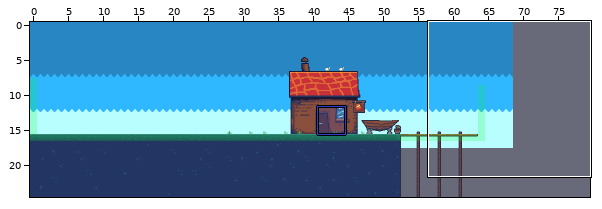
LDtk project: res/levels.ldtk. Above, an overview of the earlier version with the close-up marked.
Close-up. Before:
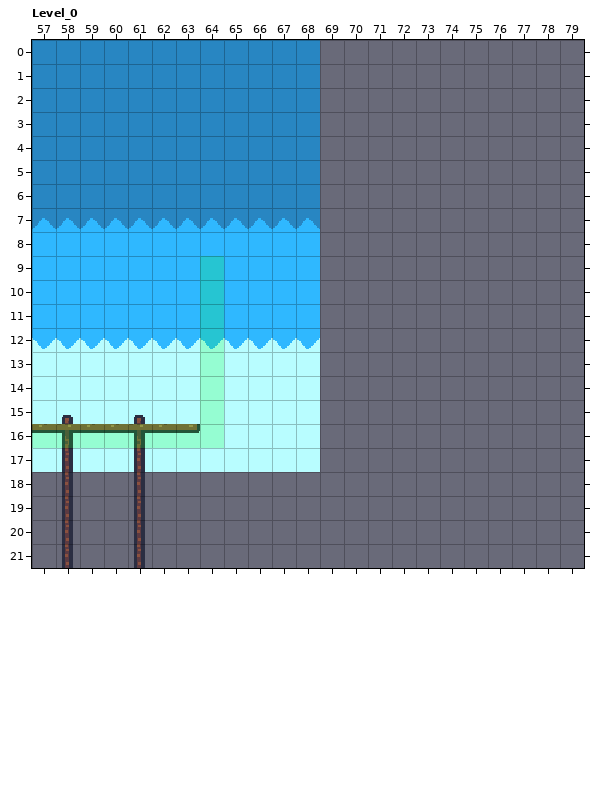
Cells are 16x16 px. Shown: Level_0 x 57..79, y 0..21. The commit also changed other parts of the map, which this record leaves out. The old version is drawn lined up with the new one.
The result:
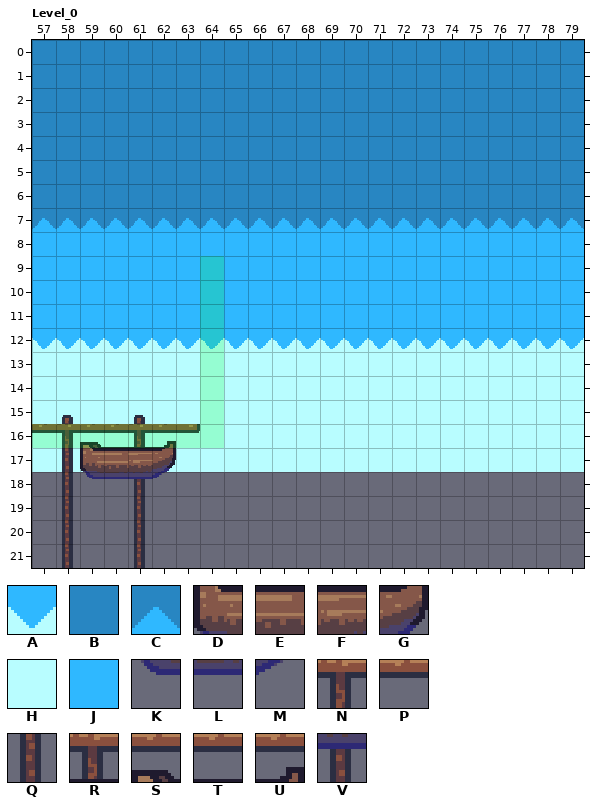
Key: from "Town_Tiles": A 267, B 268, C 269, D 287, E 288, F 289, G 290, H 331, J 332, K 351, L 352, M 354, N 586, P 587, Q 650, R 586 under 224, S 587 under 223, T 587 under 224, U 587 under 226, V 650 under 353.
_ is an empty cell.
Tiles replaced or removed in this view: N, P, Q.
Difference:
Changed rows in their new state; . is an unchanged cell.
map size 69x25 -> 80x25 cells
Layer "Background2":
first column x 69:
 0 BBBBBBBBBBB
 1 BBBBBBBBBBB
 2 BBBBBBBBBBB
 3 BBBBBBBBBBB
 4 BBBBBBBBBBB
 5 BBBBBBBBBBB
 6 BBBBBBBBBBB
 7 CCCCCCCCCCC
 8 JJJJJJJJJJJ
 9 JJJJJJJJJJJ
10 JJJJJJJJJJJ
11 JJJJJJJJJJJ
12 AAAAAAAAAAA
13 HHHHHHHHHHH
14 HHHHHHHHHHH
15 HHHHHHHHHHH
16 HHHHHHHHHHH
17 HHHHHHHHHHH
Layer "Foreground":
first column x 59:
16 STRU
17 DEFG
18 KLVM
Pixel boxes of the changes (left, top, right, bottom) in both close-ups:
added: (320, 40, 584, 472)
changed: (80, 441, 176, 479)
